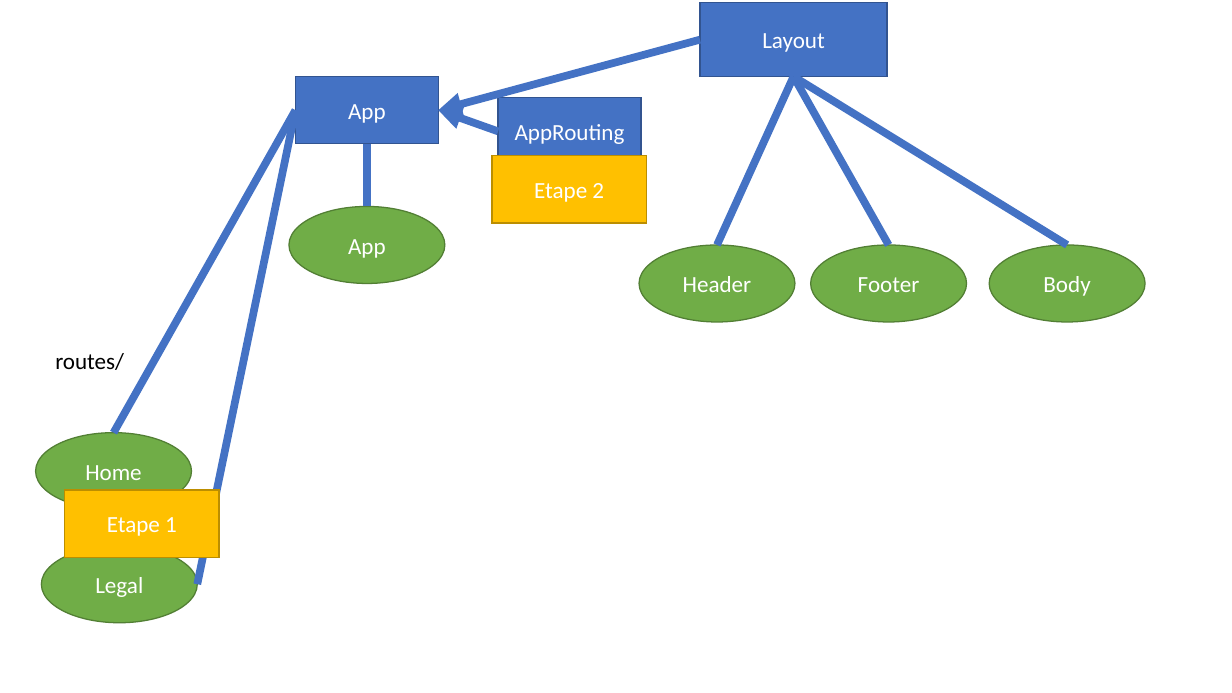
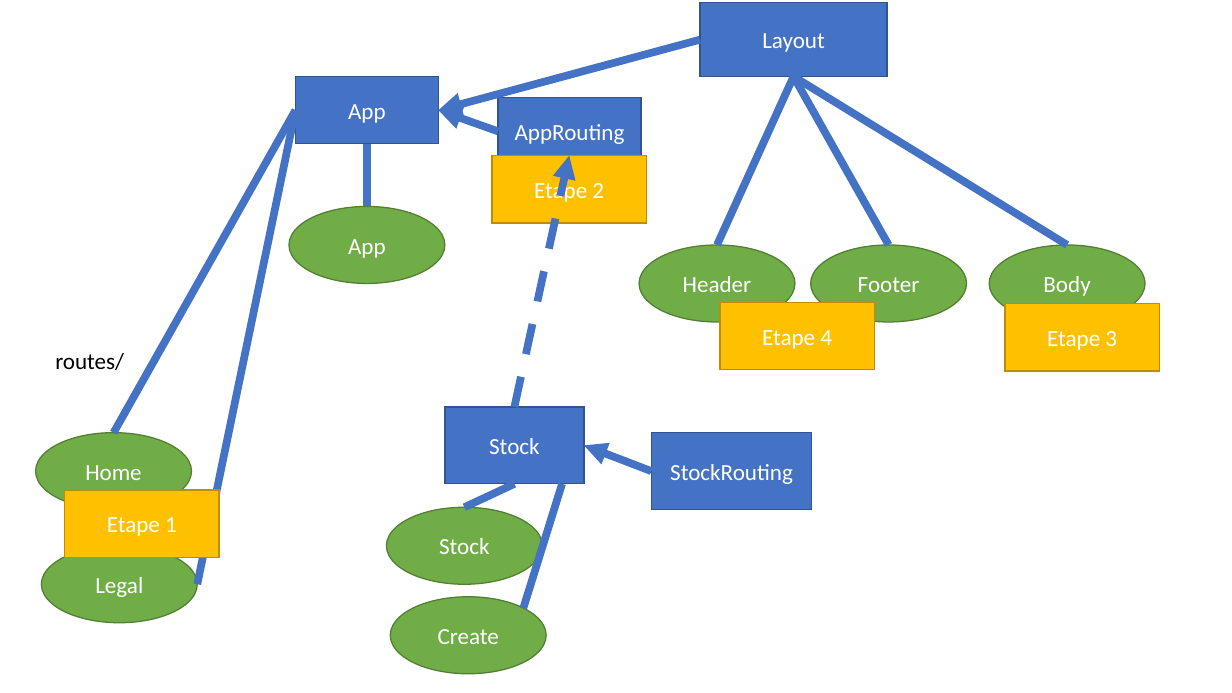
Before and after one commit to jlg-formation/njs-dec-2020, a slide deck: slide 3 of notes.pptx. Drawn at 1232x693 pixels with LibreOffice and Linux fonts; fonts in the diff are those of the drawing. Boxes give left, top, right and bottom in pixels: in the first picture for what was removed or moved away, otherwise in the second. Text is boxed around its words. In the diff, an @@ line names an element or a change of style, - is before the commit and + after.

```diff
--- a/notes.pptx
+++ b/notes.pptx
@@ arrow added from (515, 407) to (569, 155), #4472C4 6 pt dashed @@
@@ rectangle added at <box>720,302,874,370</box>, fill #FFC000, outline #BD8E00 1 pt, 18 pt, text #FFFFFF @@
+Etape 4
@@ rectangle added at <box>1006,304,1160,372</box>, fill #FFC000, outline #BD8E00 1 pt, 18 pt, text #FFFFFF @@
+Etape 3
@@ rectangle added at <box>445,407,585,483</box>, fill #4472C4, outline #325491 1 pt, 18 pt, text #FFFFFF @@
+Stock
@@ arrow added from (652, 471) to (584, 445), #4472C4 6 pt @@
@@ rectangle added at <box>652,433,812,509</box>, fill #4472C4, outline #325491 1 pt, 18 pt, text #FFFFFF @@
+StockRouting
@@ ellipse added at <box>386,507,543,584</box>, fill #70AD47, outline #538035 1 pt, 18 pt, text #FFFFFF @@
+Stock
@@ line added from (515, 484) to (465, 507), #4472C4 6 pt @@
@@ line added from (562, 484) to (523, 608), #4472C4 6 pt @@
@@ ellipse added at <box>390,597,546,674</box>, fill #70AD47, outline #538035 1 pt, 18 pt, text #FFFFFF @@
+Create
```
Also in this commit, not shown: 3 slides added.
